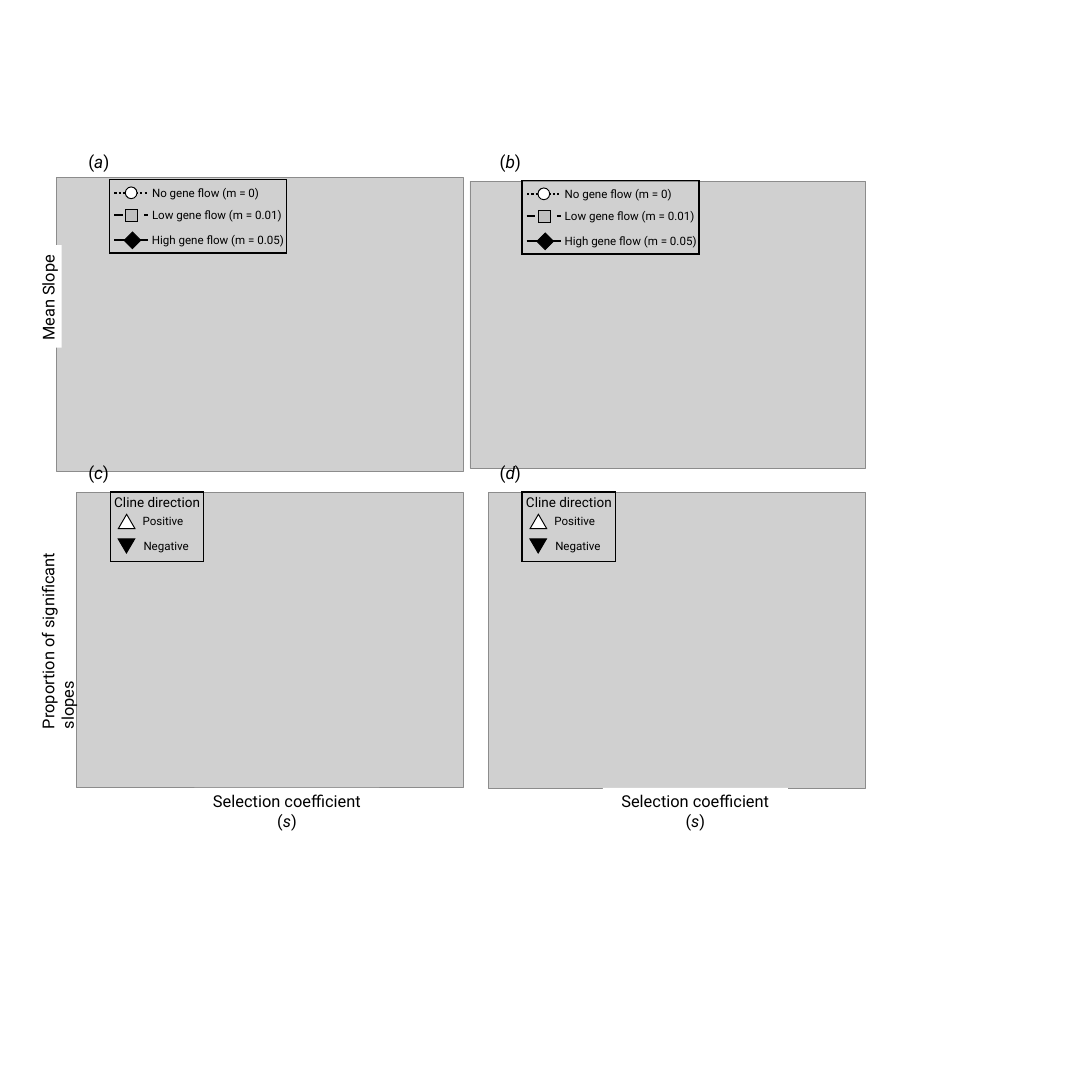
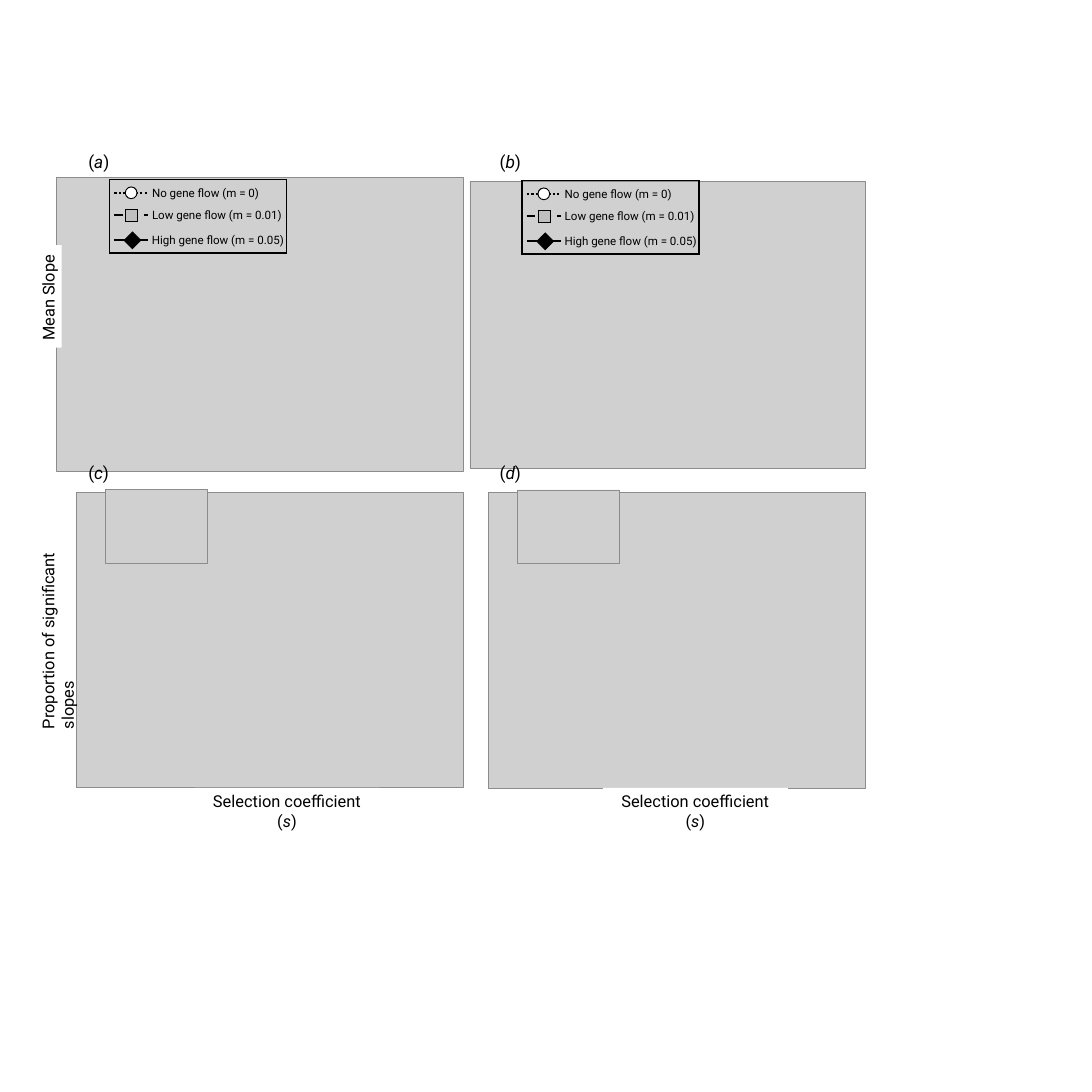
Before and after one commit to James-S-Santangelo/Simulating-Evolutionary-Clines-SEC-, a slide deck: slide 7 of SEC_Writings/SEC_Manuscript-Figures.pptx. Drawn at 1092x1092 pixels with LibreOffice and Linux fonts; fonts in the diff are those of the drawing; grey boxes stand for pictures. Boxes give left, top, right and bottom in pixels: in the first picture for what was removed or moved away, otherwise in the second. Text is boxed around its words. In the diff, an @@ line names an element or a change of style, - is before the commit and + after.

```diff
--- a/SEC_Writings/SEC_Manuscript-Figures.pptx
+++ b/SEC_Writings/SEC_Manuscript-Figures.pptx
@@ picture added at [105, 489, 207, 563] @@
@@ group removed at [110, 492, 616, 562]: 6 texts, 4 triangles, 2 rectangles @@
-Positive
-Negative
-Cline direction
-Positive
-Negative
-Cline direction
@@ picture added at [517, 489, 619, 563] @@
```
Also in this commit, not shown: 4 other slides changed, 3 slides added, 49 other files.
